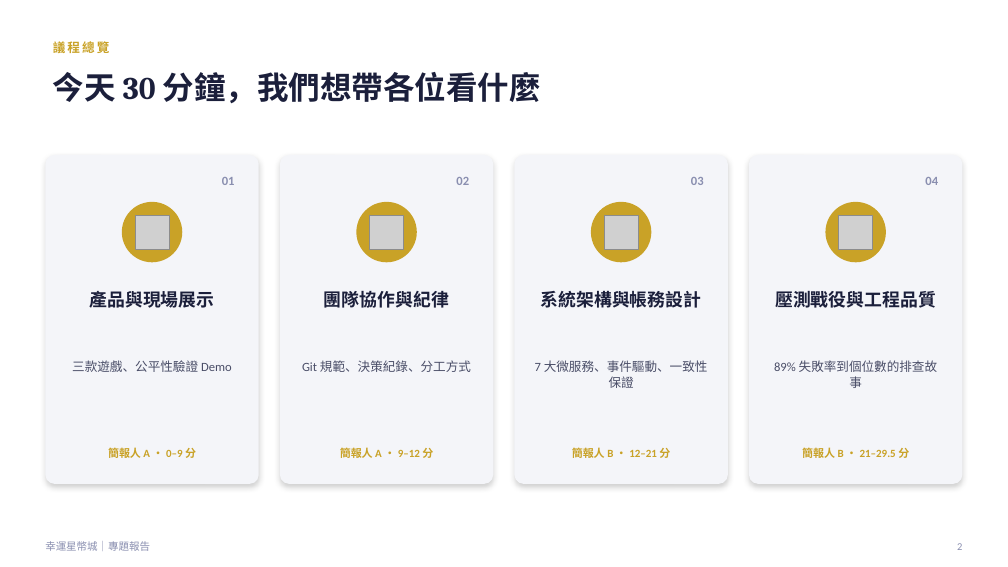
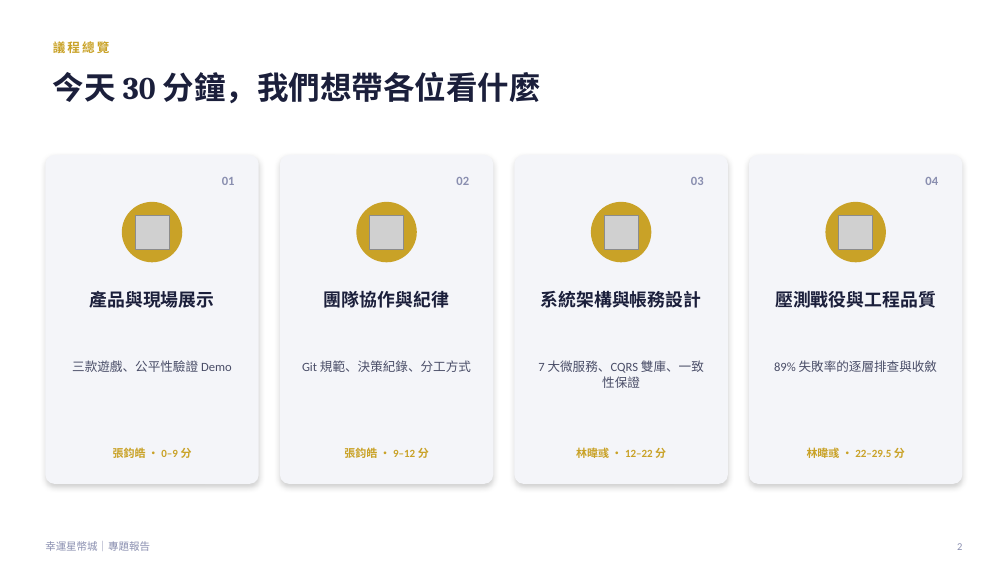
Before and after one commit to opitt2029/Lucky_Star_Casino, a slide deck: slide 3 of docs/report/幸運星幣城-30分鐘簡報-優化版.pptx (slide 2 before the commit). Drawn at 1008x567 pixels with LibreOffice and Linux fonts; fonts in the diff are those of the drawing; grey boxes stand for pictures. Boxes give left, top, right and bottom in pixels: in the first picture for what was removed or moved away, otherwise in the second. Text is boxed around its words. In the diff, an @@ line names an element or a change of style, - is before the commit and + after.

```diff
--- a/docs/report/幸運星幣城-30分鐘簡報-優化版.pptx
+++ b/docs/report/幸運星幣城-30分鐘簡報-優化版.pptx
@@ text at (x1=538, y1=360, x2=704, y2=388): text changed @@
-7 大微服務、事件驅動、一致性保證
+7 大微服務、CQRS 雙庫、一致性保證
@@ text at (x1=774, y1=360, x2=937, y2=372): text changed @@
-89% 失敗率到個位數的排查故事
+89% 失敗率的逐層排查與收斂
@@ text at (x1=113, y1=446, x2=192, y2=461): text changed @@
-簡報人 A ・ 0–9 分
+張鈞皓 ・ 0–9 分
@@ text at (x1=344, y1=448, x2=429, y2=458): text changed @@
-簡報人 A ・ 9–12 分
+張鈞皓 ・ 9–12 分
@@ text at (x1=576, y1=446, x2=666, y2=461): text changed @@
-簡報人 B ・ 12–21 分
+林暐彧 ・ 12–22 分
@@ text at (x1=807, y1=447, x2=905, y2=458): text changed @@
-簡報人 B ・ 21–29.5 分
+林暐彧 ・ 22–29.5 分
```
Also in this commit, not shown: 13 other slides changed, 4 slides added, 4 other files.
